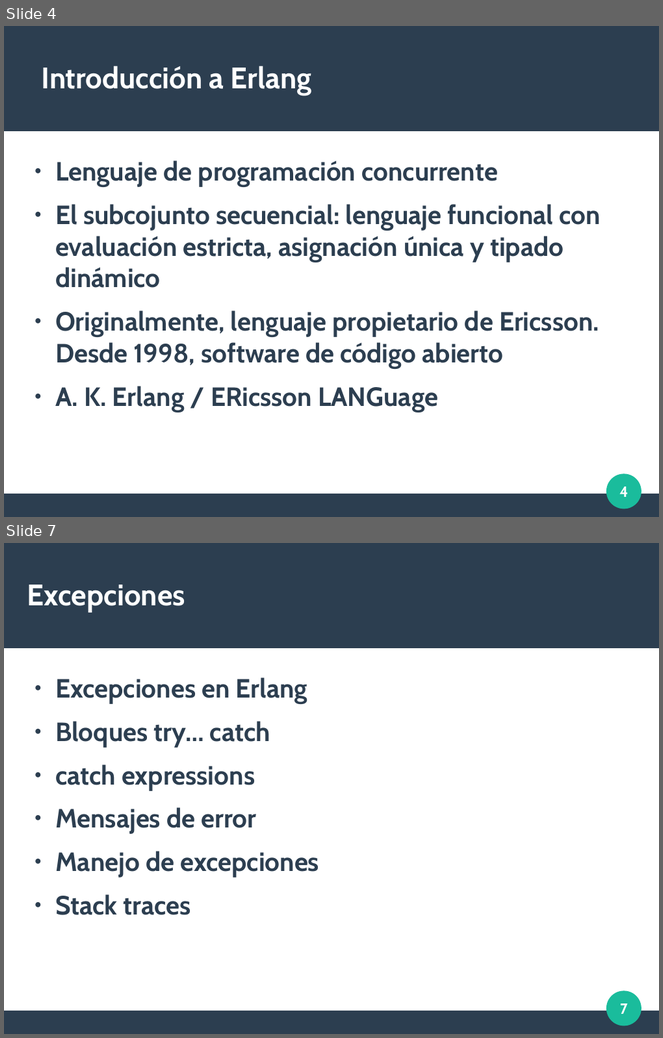
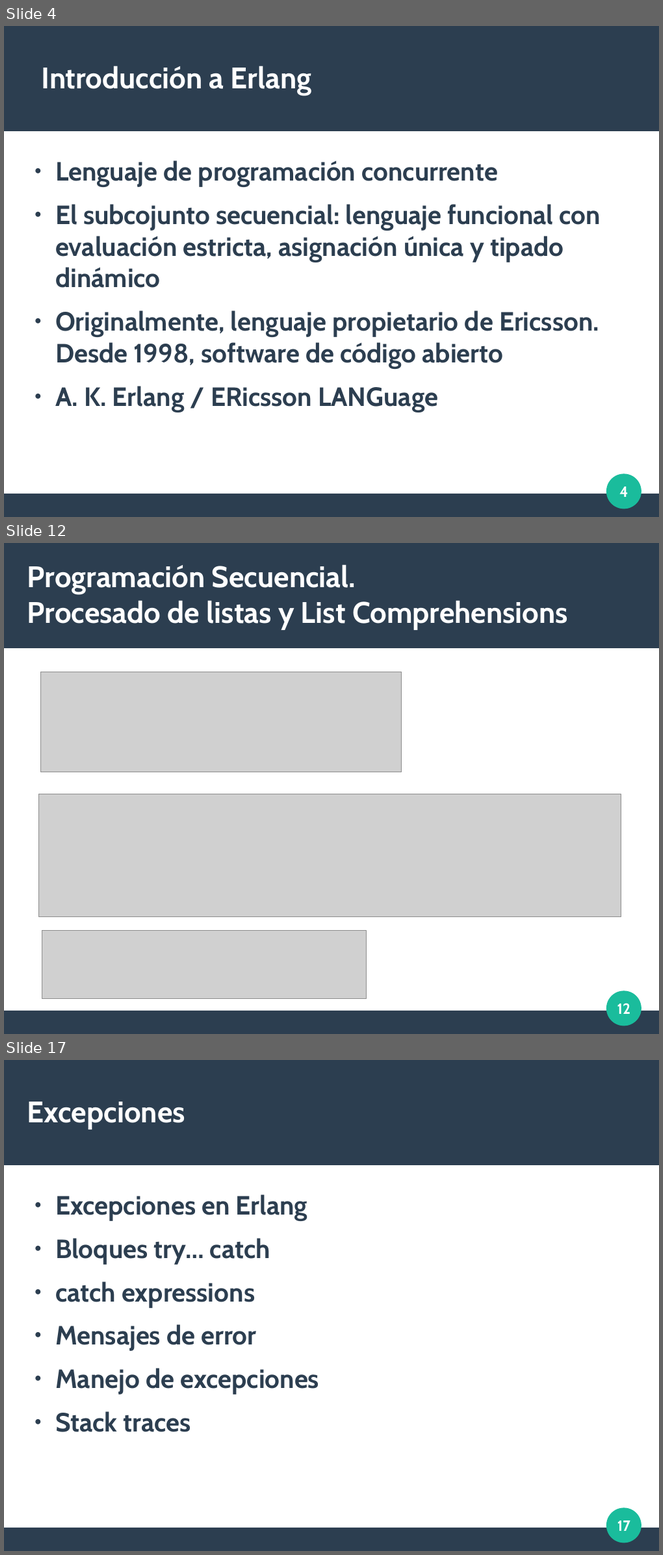
Before and after one commit to duqueGZ/erlang_101, a slide deck: doc/slides_erlang_101.odp. Shown one above the other, each under a label of ours: slides 4 and 7 before the commit, slides 4, 12 and 17 after it; the slides between them are not shown. The pictures are 663x1038 and 663x1555 pixels, drawn with LibreOffice and Linux fonts; fonts in the diff are those of the drawing; grey boxes stand for pictures. Boxes give left, top, right and bottom in pixels: in the first picture for what was removed or moved away, otherwise in the second. Text is boxed around its words. In the diff, an @@ line names an element or a change of style, - is before the commit and + after.

```diff
--- a/doc/slides_erlang_101.odp
+++ b/doc/slides_erlang_101.odp
@@ slide 12 added at (x1=4, y1=543, x2=659, y2=1034), background #FFFFFF; not listed: 3 template elements that a slide beside it also shows @@
@@ title added at (x1=27, y1=564, x2=568, y2=630), 36 pt, text #FFFFFF, bold @@
+Programación Secuencial.
+Procesado de listas y List Comprehensions
@@ picture added at (x1=41, y1=672, x2=402, y2=772) @@
@@ picture added at (x1=39, y1=795, x2=622, y2=917) @@
@@ picture added at (x1=42, y1=931, x2=367, y2=999) @@
@@ page number added at (x1=618, y1=1003, x2=631, y2=1014), 18 pt, text #FFFFFF, bold @@
+12
@@ what was slide 7 is now slide 17 @@
@@ page number at (x1=618, y1=1521, x2=631, y2=1531): text changed @@
-7
+17
```
Also in this commit, not shown: 3 slides changed, 10 other slides added, 6 other files.
